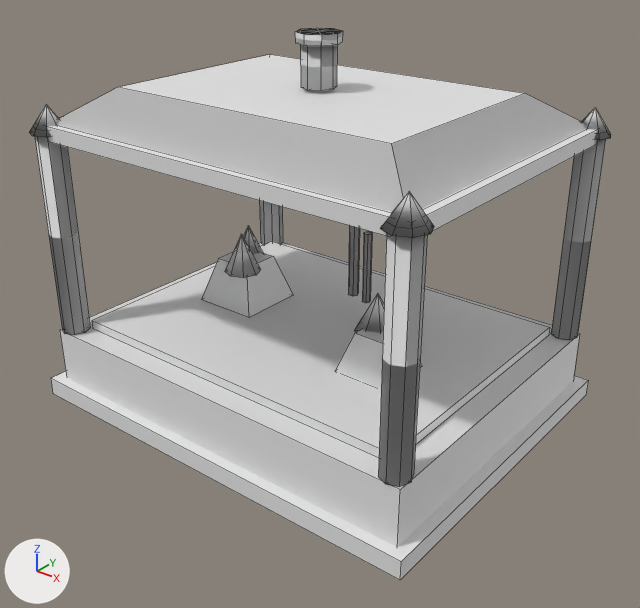
Before and after pictures for a commit that changed the OBJ model Assets/Models/Gameplay/Toon/Toon_Aquarium_LuxuryTank.obj.
Before and after are seen from a 50 mm camera at (4.32, -5.39, 4.26) aimed at (0.17, -0.2, 1.04). The axes (+X, +Y, +Z) are drawn at lower left. The lights are the same throughout. The older version comes first. Mesh edges are drawn as thin lines. Where no turn or scale is listed for an object, it has been applied to the vertices. Vertices at exactly the same position are counted once.

Names of what the first picture shows: 'Toon_Aquarium_LuxuryTank'.
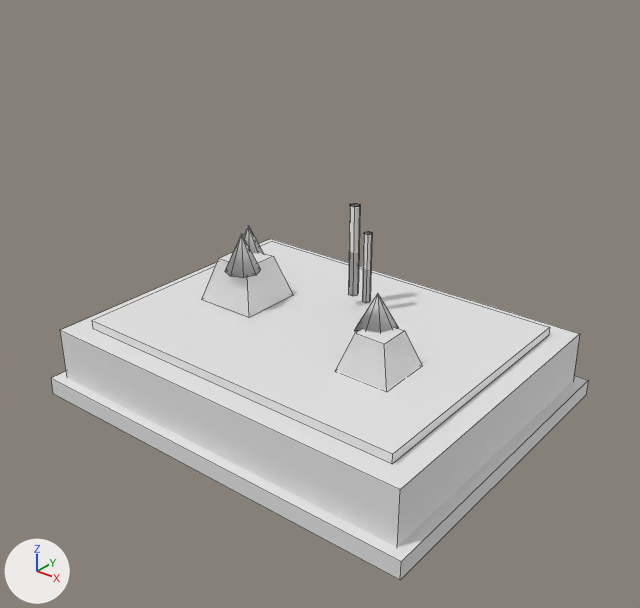
The change in detail:
me_toon_aquarium_luxurytank is used by ob_toon_aquarium_luxurytank; location (0.0, 0.0, 0.0).
me_toon_aquarium_luxurytank had 262 vertices, 334 faces and spanned x -1.9..1.9, y -1.5..1.5, z 0.0..3.19.
me_toon_aquarium_luxurytank now has 98 vertices, 114 faces and spans x -1.9..1.9, y -1.5..1.5, z 0.0..1.67.
me_toon_aquarium_luxurytank part 1: 12 loose pieces with 164 vertices, spanning x -1.86..1.86, y -1.46..1.46, z 0.65..3.19, are deleted.

What differs and where, as boxes [x1, y1, x2, y2] in the pictures (640 x 608 px):
'Toon_Aquarium_LuxuryTank', reshaped (8% narrower, 32% shorter): before [29, 28, 611, 580]; after [51, 203, 588, 580]
part 1 of me_toon_aquarium_luxurytank, deleted: before [29, 28, 611, 487]
